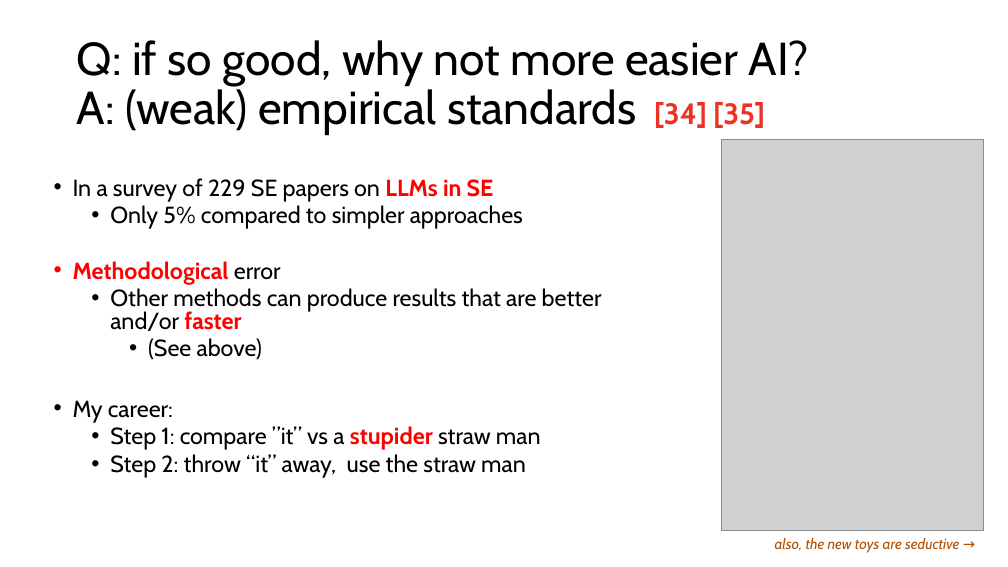
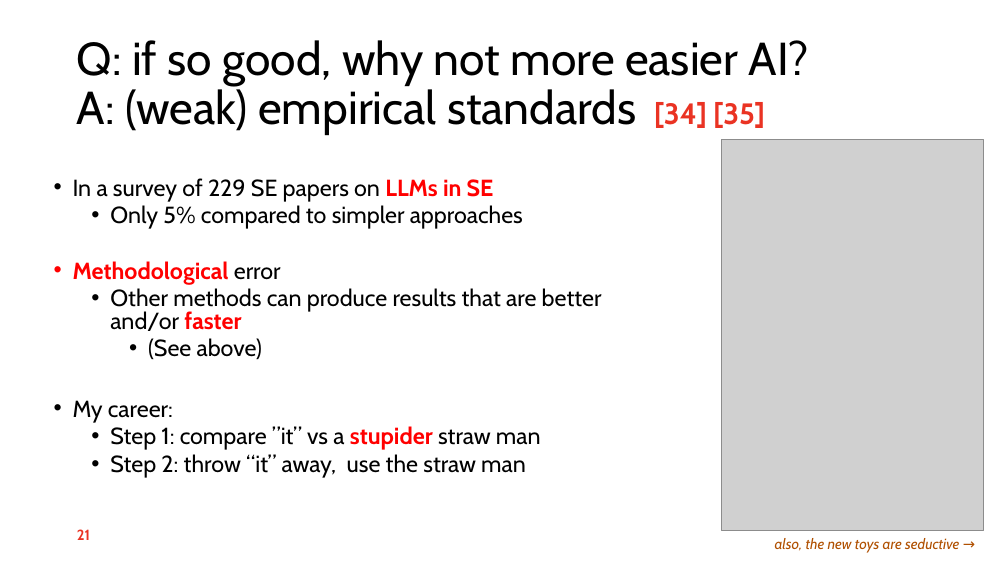
Before and after one commit to timm/fyi, a slide deck: slide 21 of 26less.pptx. Drawn at 1008x567 pixels with LibreOffice and Linux fonts; fonts in the diff are those of the drawing; grey boxes stand for pictures; background and template pictures are left out. Boxes give left, top, right and bottom in pixels: in the first picture for what was removed or moved away, otherwise in the second. Text is boxed around its words. In the diff, an @@ line names an element or a change of style, - is before the commit and + after.

```diff
--- a/26less.pptx
+++ b/26less.pptx
@@ text added at <box>77,529,90,540</box>, 14 pt, text #EA3323, bold @@
+21
```
Also in this commit, not shown: 23 other slides changed, 1 slide added, 1 other file.
